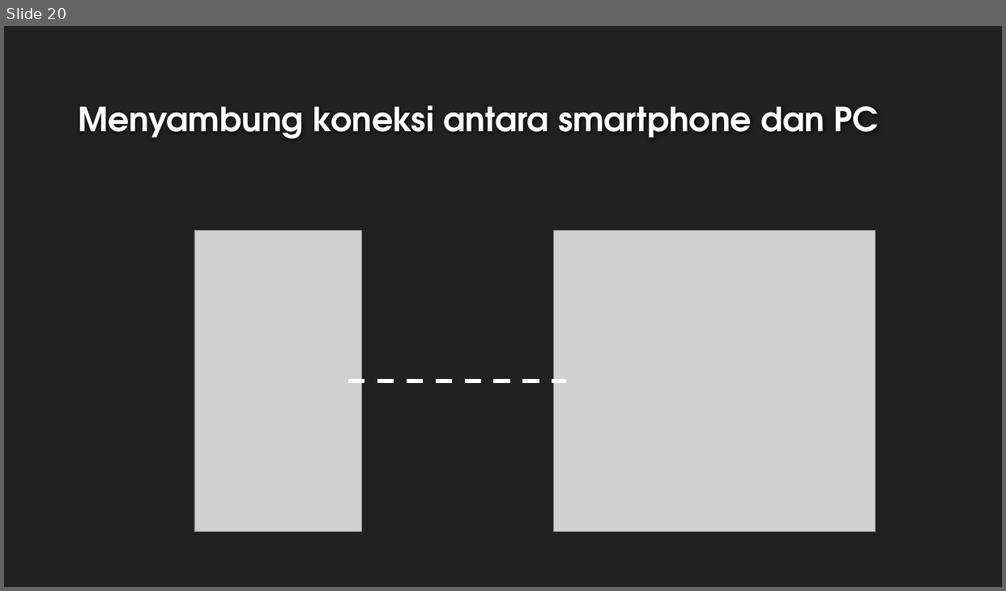
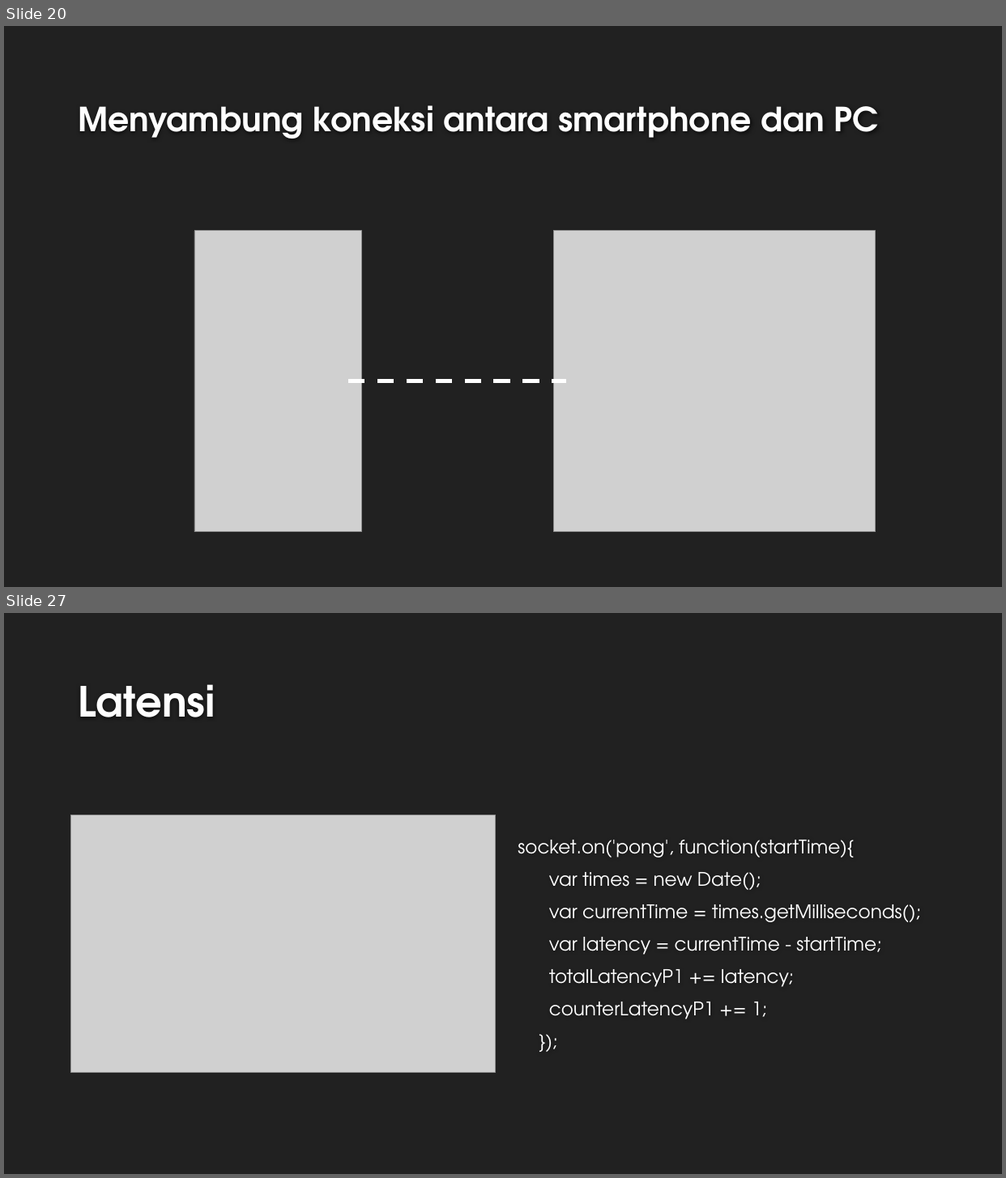
Before and after one commit to priambodop/Skripsi, a slide deck: Slide/slide_sidang.pptx. Shown one above the other, each under a label of ours: slide 20 before the commit, slides 20 and 27 after it; the slides between them are not shown. The pictures are 1006x591 and 1006x1178 pixels, drawn with LibreOffice and Linux fonts; fonts in the diff are those of the drawing; grey boxes stand for pictures; background and template pictures are left out. Boxes give left, top, right and bottom in pixels: in the first picture for what was removed or moved away, otherwise in the second. Text is boxed around its words. In the diff, an @@ line names an element or a change of style, - is before the commit and + after.

```diff
--- a/Slide/slide_sidang.pptx
+++ b/Slide/slide_sidang.pptx
@@ slide 27 added at box(4, 613, 1002, 1174), background #212121 @@
@@ title added at box(78, 684, 215, 717), 40 pt, text #FEFEFE, bold @@
+Latensi
@@ picture added at box(71, 815, 496, 1072) @@
@@ text added at box(518, 840, 921, 1020), 18 pt, text #FFFFFF @@
+socket.on('pong', function(startTime){
+var times = new Date();
+var currentTime = times.getMilliseconds();
+var latency = currentTime - startTime;
+totalLatencyP1 += latency;
+counterLatencyP1 += 1;
+});
```
Also in this commit, not shown: 7 slides changed, 9 other slides added, 4 slides removed, 5 other files.
